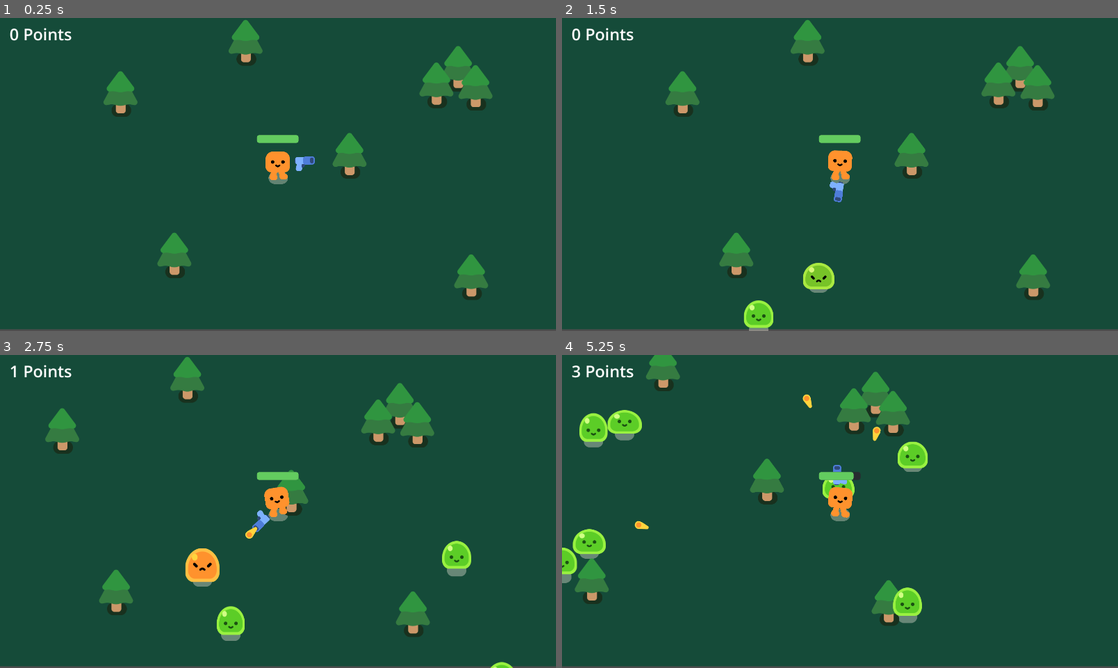
Above: before the commit, frames 1-4 (two rows, left to right).
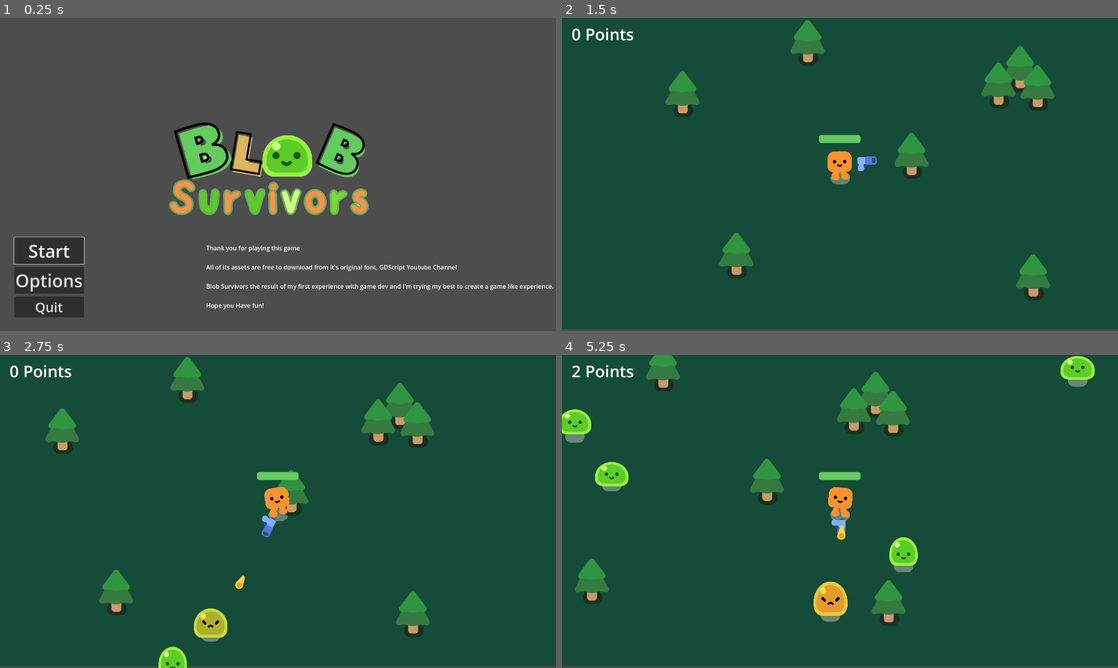
Above: after the commit, the same moments.

Repository: farinaceos/2d-godot-game
Game: Godot game, scene res://scenes/menu.tscn
Same seed, same stepped clock (60 frames per second), same inputs: the game is played once before the commit and once after it. Before the commit the project starts from res://scenes/survivors_game.tscn.
Inputs (mouse positions are in pixels of both pictures, inside the frame that each line leads up to):
- Up to frame 1 (0.25 s): no input
- Up to frame 2 (1.5 s): click (612, 280) at 0.5 s, where only the run after the commit has a clickable "Options"; click (612, 249) at 1.25 s, where only the run after the commit has a clickable "Start"
- Up to frame 3 (2.75 s): hold D (move_right) from 2.03 s (still down)
- Up to frame 4 (5.25 s): release D (move_right) at 2.78 s; hold S (move_down) 2.78-3.53 s; hold D (move_right) 3.53-4.28 s; hold W (move_up) 4.28-5.03 s; hold A (move_left) from 5.03 s (still down)

The runs differ from the first frame. In frame 1, 100% of the frame differs, in the area x 0-100%, y 0-100%; in frame 2, 1.2%; in frame 3, 2.6%; in frame 4, 5.4%.

Commit message:
main menu add + theme music

Diff:
--- a/pistol/muzzle_flash/muzzle_flash.tscn
+++ b/pistol/muzzle_flash/muzzle_flash.tscn
@@ -4,6 +4,7 @@
 [ext_resource type="Texture2D" uid="uid://brgpjilf7s2ul" path="res://pistol/muzzle_flash/muzzle_flash.png" id="2_6pgu4"]
 
 [node name="MuzzleFlash" type="Node2D"]
+position = Vector2(751, 445)
 script = ExtResource("1_wouey")
 
 [node name="Sprite" type="Sprite2D" parent="."]
--- a/project.godot
+++ b/project.godot
@@ -75,13 +75,15 @@
 [application]
 
 config/name="Your First 2D Game With Godot 4: START (GDQuest)"
-run/main_scene="res://scenes/survivors_game.tscn"
+run/main_scene="res://scenes/menu.tscn"
 config/features=PackedStringArray("4.2", "Forward Plus")
+boot_splash/image="res://Blob_logo.png"
 config/icon="res://icon.png"
 
 [autoload]
 
 GameManager="*res://scenes/Game Manager.gd"
+SoundTheme="*res://scenes/theme.tscn"
 
 [display]
 
@@ -102,21 +104,30 @@
 move_left={
 "deadzone": 0.5,
 "events": [Object(InputEventKey,"resource_local_to_scene":false,"resource_name":"","device":-1,"window_id":0,"alt_pressed":false,"shift_pressed":false,"ctrl_pressed":false,"meta_pressed":false,"pressed":false,"keycode":0,"physical_keycode":65,"key_label":0,"unicode":97,"echo":false,"script":null)
+, Object(InputEventKey,"resource_local_to_scene":false,"resource_name":"","device":-1,"window_id":0,"alt_pressed":false,"shift_pressed":false,"ctrl_pressed":false,"meta_pressed":false,"pressed":false,"keycode":0,"physical_keycode":4194319,"key_label":0,"unicode":0,"echo":false,"script":null)
 ]
 }
 move_right={
 "deadzone": 0.5,
 "events": [Object(InputEventKey,"resource_local_to_scene":false,"resource_name":"","device":-1,"window_id":0,"alt_pressed":false,"shift_pressed":false,"ctrl_pressed":false,"meta_pressed":false,"pressed":false,"keycode":0,"physical_keycode":68,"key_label":0,"unicode":100,"echo":false,"script":null)
+, Object(InputEventKey,"resource_local_to_scene":false,"resource_name":"","device":-1,"window_id":0,"alt_pressed":false,"shift_pressed":false,"ctrl_pressed":false,"meta_pressed":false,"pressed":false,"keycode":0,"physical_keycode":4194321,"key_label":0,"unicode":0,"echo":false,"script":null)
 ]
 }
 move_up={
 "deadzone": 0.5,
 "events": [Object(InputEventKey,"resource_local_to_scene":false,"resource_name":"","device":-1,"window_id":0,"alt_pressed":false,"shift_pressed":false,"ctrl_pressed":false,"meta_pressed":false,"pressed":false,"keycode":0,"physical_keycode":87,"key_label":0,"unicode":119,"echo":false,"script":null)
+, Object(InputEventKey,"resource_local_to_scene":false,"resource_name":"","device":-1,"window_id":0,"alt_pressed":false,"shift_pressed":false,"ctrl_pressed":false,"meta_pressed":false,"pressed":false,"keycode":0,"physical_keycode":4194320,"key_label":0,"unicode":0,"echo":false,"script":null)
 ]
 }
 move_down={
 "deadzone": 0.5,
 "events": [Object(InputEventKey,"resource_local_to_scene":false,"resource_name":"","device":-1,"window_id":0,"alt_pressed":false,"shift_pressed":false,"ctrl_pressed":false,"meta_pressed":false,"pressed":false,"keycode":0,"physical_keycode":83,"key_label":0,"unicode":115,"echo":false,"script":null)
+, Object(InputEventKey,"resource_local_to_scene":false,"resource_name":"","device":-1,"window_id":0,"alt_pressed":false,"shift_pressed":false,"ctrl_pressed":false,"meta_pressed":false,"pressed":false,"keycode":0,"physical_keycode":4194322,"key_label":0,"unicode":0,"echo":false,"script":null)
+]
+}
+pause={
+"deadzone": 0.5,
+"events": [Object(InputEventKey,"resource_local_to_scene":false,"resource_name":"","device":-1,"window_id":0,"alt_pressed":false,"shift_pressed":false,"ctrl_pressed":false,"meta_pressed":false,"pressed":false,"keycode":0,"physical_keycode":4194305,"key_label":0,"unicode":0,"echo":false,"script":null)
 ]
 }
 
--- /dev/null
+++ b/scenes/menu.tscn
@@ -0,0 +1,67 @@
+[gd_scene load_steps=3 format=3 uid="uid://ddw1jjq25xh6u"]
+
+[ext_resource type="Script" path="res://script/Menu.gd" id="1_bduai"]
+[ext_resource type="Texture2D" uid="uid://d3r2vgk8eow38" path="res://Blob_logo.png" id="2_vsmkj"]
+
+[node name="Menu" type="Control"]
+layout_mode = 3
+anchors_preset = 15
+anchor_right = 1.0
+anchor_bottom = 1.0
+grow_horizontal = 2
+grow_vertical = 2
+script = ExtResource("1_bduai")
+
+[node name="BlobLogo" type="Sprite2D" parent="."]
+position = Vector2(941, 498)
+scale = Vector2(1.584, 1.584)
+texture = ExtResource("2_vsmkj")
+
+[node name="VBoxContainer" type="VBoxContainer" parent="."]
+layout_mode = 1
+anchors_preset = -1
+anchor_top = 0.906
+anchor_right = 0.055
+anchor_bottom = 1.0
+offset_left = 49.0
+offset_top = -221.48
+offset_right = 184.4
+offset_bottom = -47.0
+grow_vertical = 0
+theme_override_constants/separation = 10
+
+[node name="StartButton" type="Button" parent="VBoxContainer"]
+layout_mode = 2
+theme_override_font_sizes/font_size = 61
+text = "Start"
+
+[node name="OptionsButton" type="Button" parent="VBoxContainer"]
+layout_mode = 2
+theme_override_font_sizes/font_size = 61
+text = "Options"
+
+[node name="QuitButton" type="Button" parent="VBoxContainer"]
+layout_mode = 2
+theme_override_font_sizes/font_size = 46
+text = "Quit"
+
+[node name="Label" type="Label" parent="."]
+layout_mode = 0
+offset_left = 712.0
+offset_top = 779.0
+offset_right = 1894.0
+offset_bottom = 1007.0
+theme_override_font_sizes/font_size = 21
+text = "Thank you for playing this game
+
+All of its assets are free to download from it's original font, GDScript Youtube Channel
+
+Blob Survivors the result of my first experience with game dev and I'm trying my best to create a game like experience.
+
+Hope you Have fun!
+
+                                                                                                                                                                                                                                  M.F."
+
+[connection signal="pressed" from="VBoxContainer/StartButton" to="." method="_on_start_button_pressed"]
+[connection signal="pressed" from="VBoxContainer/OptionsButton" to="." method="_on_options_button_pressed"]
+[connection signal="pressed" from="VBoxContainer/QuitButton" to="." method="_on_quit_button_pressed"]
--- a/scenes/survivors_game.tscn
+++ b/scenes/survivors_game.tscn
@@ -161,22 +161,36 @@
 horizontal_alignment = 1
 script = ExtResource("5_nfmxj")
 
-[node name="Button" type="Button" parent="GameOver/ColorRect"]
+[node name="VBoxContainer" type="VBoxContainer" parent="GameOver/ColorRect"]
 layout_mode = 1
-anchors_preset = -1
-anchor_left = 0.5
-anchor_top = 0.678
-anchor_right = 0.5
-anchor_bottom = 0.678
-offset_left = -163.0
-offset_top = -51.7321
-offset_right = 163.0
-offset_bottom = 67.2679
-grow_horizontal = 2
-grow_vertical = 2
+anchors_preset = 3
+anchor_left = 1.0
+anchor_top = 1.0
+anchor_right = 1.0
+anchor_bottom = 1.0
+offset_left = -1151.0
+offset_top = -459.0
+offset_right = -825.0
+offset_bottom = -148.0
+grow_horizontal = 0
+grow_vertical = 0
+
+[node name="Button" type="Button" parent="GameOver/ColorRect/VBoxContainer"]
+layout_mode = 2
 theme_override_font_sizes/font_size = 81
 text = "RELOAD"
 
+[node name="OptionsButton" type="Button" parent="GameOver/ColorRect/VBoxContainer"]
+layout_mode = 2
+theme_override_font_sizes/font_size = 61
+text = "Options"
+
+[node name="QuitButton" type="Button" parent="GameOver/ColorRect/VBoxContainer"]
+layout_mode = 2
+theme_override_font_sizes/font_size = 61
+text = "Quit"
+
 [connection signal="health_depleted" from="Player" to="." method="_on_player_health_depleted"]
 [connection signal="timeout" from="Timer" to="." method="_on_timer_timeout"]
-[connection signal="pressed" from="GameOver/ColorRect/Button" to="." method="_on_button_pressed"]
+[connection signal="pressed" from="GameOver/ColorRect/VBoxContainer/Button" to="." method="_on_button_pressed"]
+[connection signal="pressed" from="GameOver/ColorRect/VBoxContainer/QuitButton" to="." method="_on_quit_button_pressed"]
--- /dev/null
+++ b/scenes/theme.tscn
@@ -0,0 +1,8 @@
+[gd_scene load_steps=2 format=3 uid="uid://b287hi11jda4m"]
+
+[ext_resource type="AudioStream" uid="uid://bpu7dlo68dudv" path="res://sfx/neon-gaming-128925.mp3" id="1_r8451"]
+
+[node name="AudioStreamPlayer" type="AudioStreamPlayer"]
+stream = ExtResource("1_r8451")
+volume_db = -6.058
+autoplay = true
--- /dev/null
+++ b/script/Menu.gd
@@ -0,0 +1,13 @@
+extends Control
+
+func _ready():
+	$VBoxContainer/StartButton.grab_focus()
+
+func _on_start_button_pressed():
+	get_tree().change_scene_to_file("res://scenes/survivors_game.tscn")
+
+func _on_options_button_pressed():
+	pass # Replace with function body.
+
+func _on_quit_button_pressed():
+	get_tree().quit()
--- a/script/survivors_game.gd
+++ b/script/survivors_game.gd
@@ -29,3 +29,6 @@
 	get_tree().paused = false
 	get_tree().reload_current_scene()
 	GameManager.score = 0
+
+func _on_quit_button_pressed():
+	get_tree().quit()
Binary file added: Blob_logo.png
Not shown, added: Blob_logo.png.import
Not shown, changed: export_presets.cfg
Not shown, added: sfx/neon-gaming-128925.mp3.import
Not shown, added: Blob Survivors.console.exe
Not shown, added: Blob Survivors.exe
Not shown, removed: Blob_02.console.exe
Not shown, changed: Blob_02.exe
Not shown, changed: README.md
Not shown, added: sfx/neon-gaming-128925.mp3
